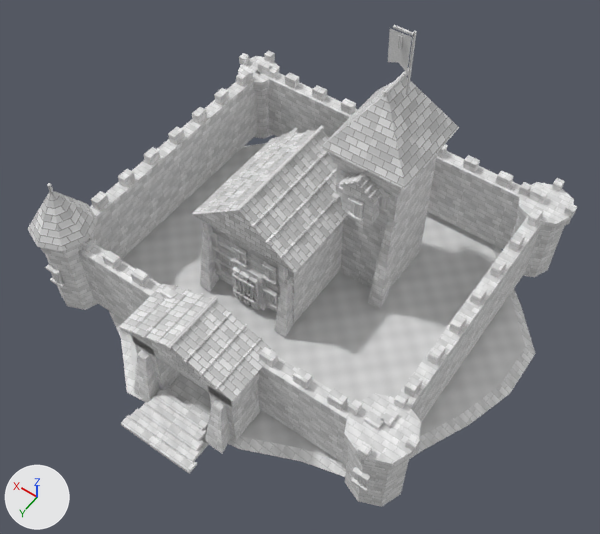
An edit to the OBJ model Unity/Assets/Eldoria/ExperimentalAshenCitadel/Meshes/AshenBastion_4.obj, drawn before and after from the same camera.
One viewpoint serves both versions: a camera (50 mm lens) standing at (-14.0, 20.3, 32.3) and looking at (-1.5, 2.8, 4.8). Arrows for +X, +Y and +Z are at lower left; the lights stay in place. The first picture is the older version. Where no turn or scale is listed for an object, it has been applied to the vertices. Vertices at exactly the same position are counted once.

Before the edit, the objects in view are built like this:
```python
me_ashenbastion_4 = bpy.data.meshes.new('AshenBastion_4')
me_ashenbastion_4.from_pydata(...)  # 2065 vertices, 1517 faces; spans x -10.9..11.5, y -9.4..11.2, z -0.2..13.9
me_ashenbastion_4.materials.append(mat_basalt)  # picture img_ashenstone_png
me_ashenbastion_4.materials.append(mat_stone)  # picture img_ashenstone_png
me_ashenbastion_4.materials.append(mat_stonelight)  # picture img_ashenstone_png
me_ashenbastion_4.materials.append(mat_cut)  # picture img_ashenstone_png
me_ashenbastion_4.materials.append(mat_iron)  # picture img_ashenmetal_png
me_ashenbastion_4.materials.append(mat_wood)  # picture img_ashenwood_png
me_ashenbastion_4.materials.append(mat_oak)  # picture img_ashenwood_png
me_ashenbastion_4.materials.append(mat_roof)  # picture img_ashenroof_png
me_ashenbastion_4.materials.append(mat_slate)  # picture img_ashenroof_png
me_ashenbastion_4.materials.append(mat_brass)  # picture img_ashenmetal_png
me_ashenbastion_4.materials.append(mat_warm)  # picture img_ashenmetal_png
me_ashenbastion_4.materials.append(mat_banner)  # picture img_ashencloth_png
me_ashenbastion_4.materials.append(mat_plaster)  # picture img_ashenstone_png
me_ashenbastion_4.materials.append(mat_moss)  # picture img_ashenmoss_png
ob_ashenbastion_4 = bpy.data.objects.new('AshenBastion_4', me_ashenbastion_4)
ob_ashenbastion_4.location = (0.0, 0.0, 0.0)
```
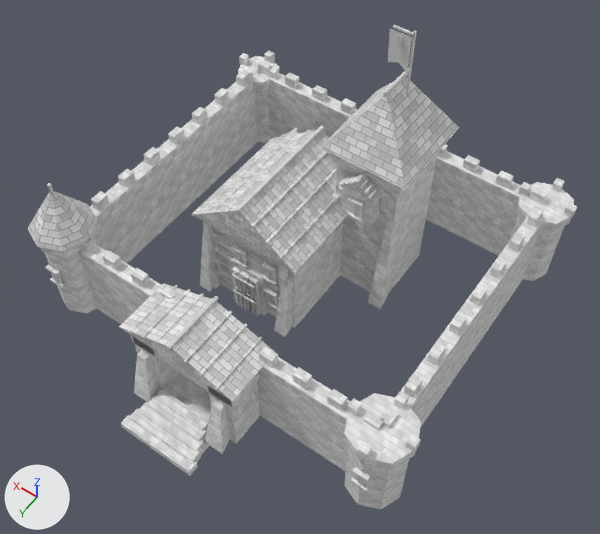
Location of each change, [x1, y1, x2, y2] in pixels of the pictures (600 x 534 px; the box of a moved part takes in the faces that stretch with it):
```json
{"object": "AshenBastion_4", "change": "reshaped", "before": [28, 25, 577, 507], "after": [28, 25, 577, 509]}
{"part": 1, "of": "me_ashenbastion_4", "change": "deleted", "before": [109, 143, 536, 477]}
{"part": 2, "of": "me_ashenbastion_4", "change": "moved or reshaped", "before": [45, 75, 564, 507], "after": [45, 75, 564, 509]}
```

The change, as JSON lines over the scene's bpy script:
```json
{"block": "me_ashenbastion_4", "where": "# used by ob_ashenbastion_4; location = (0.0, 0.0, 0.0)"}
{"op": "remove", "block": "me_ashenbastion_4", "code": "me_ashenbastion_4.from_pydata(...)  # 2065 vertices, 1517 faces; spans x -10.9..11.5, y -9.4..11.2, z -0.2..13.9"}
{"op": "remove", "block": "me_ashenbastion_4", "code": "me_ashenbastion_4.materials.append(mat_basalt)  # picture img_ashenstone_png"}
{"op": "add", "block": "me_ashenbastion_4", "code": "me_ashenbastion_4.from_pydata(...)  # 2016 vertices, 1469 faces; spans x -9.6..9.7, y -8.3..11.2, z -0.1..13.9"}
{"block": "me_ashenbastion_4", "change": "me_ashenbastion_4 part 1: the loose piece of 49 vertices spanning x -10.9..11.5, y -9.4..9.8, z -0.2..0.0 is deleted"}
{"block": "me_ashenbastion_4", "change": "me_ashenbastion_4 part 2"}
{"block": "me_ashenbastion_4", "change": "64 vertices in x -9.4..9.4, y -8.1..10.8, z 0.2 move by (0.0, 0.0, -0.3)"}
{"block": "me_ashenbastion_4", "change": "32 vertices in x -8.5..8.5, y -7.3..9.6, z 0.5 move by (0.0, 0.0, -0.6)"}
{"block": "me_ashenbastion_4", "change": "24 vertices in x -1.6..3.8, y -2.4..10.4, z 0.3 move by (0.0, 0.0, -0.4)"}
{"block": "me_ashenbastion_4", "change": "24 vertices in x -1.5..1.8, y 3.2..10.0, z 0.4 move by (0.0, 0.0, -0.5)"}
{"block": "me_ashenbastion_4", "change": "8 vertices in x -1.9..1.9, y 5.2..11.2, z 0.1 move by (0.0, 0.0, -0.2)"}
{"op": "remove", "block": "me_ashenbastion_4", "code": "me_ashenbastion_4.materials.append(mat_moss)  # picture img_ashenmoss_png"}
```
